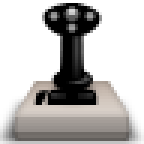
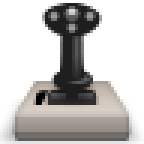
Layers edited between the first and the second 144 x 144 image:
painted on "Hat", masked it over [63, 6, 81, 24]
painted on "Buttons", masked it over [48, 9, 96, 33]
painted on "Shine" over [72, 36, 81, 81]
painted on "Flange shine", masked it over [66, 72, 90, 84]
painted on "Handle", masked it over [42, 3, 102, 93]
painted on "Shaft", masked it over [66, 81, 78, 99]
"Stick shadow": opacity 75% → 50% over [45, 72, 99, 108]
painted on "Axle shine", masked it over [51, 93, 93, 99]
painted on "Stick axle", masked it over [45, 90, 99, 105]
painted on "Throttle", masked it over [36, 90, 48, 105]
painted on "Base top", masked it over [12, 81, 132, 117]
masked "Indent lip" over [12, 132, 138, 135]
masked "Indent" over [12, 132, 132, 141]
painted on "Base front", masked it over [12, 114, 132, 141]
"Shadow": opacity 75% → 33% over [0, 93, 144, 144]
